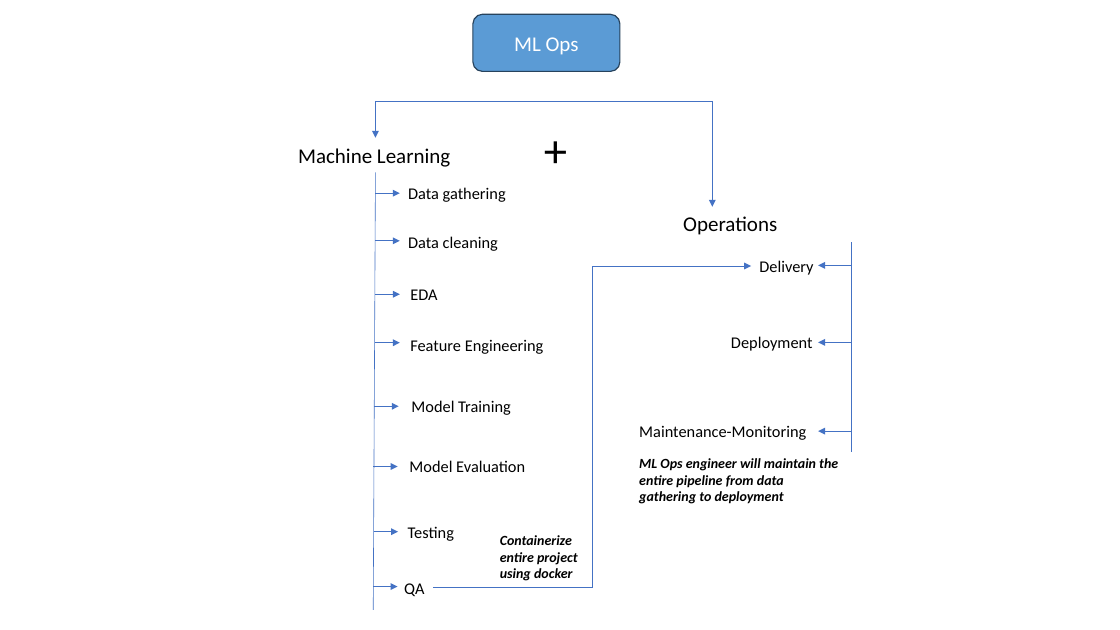
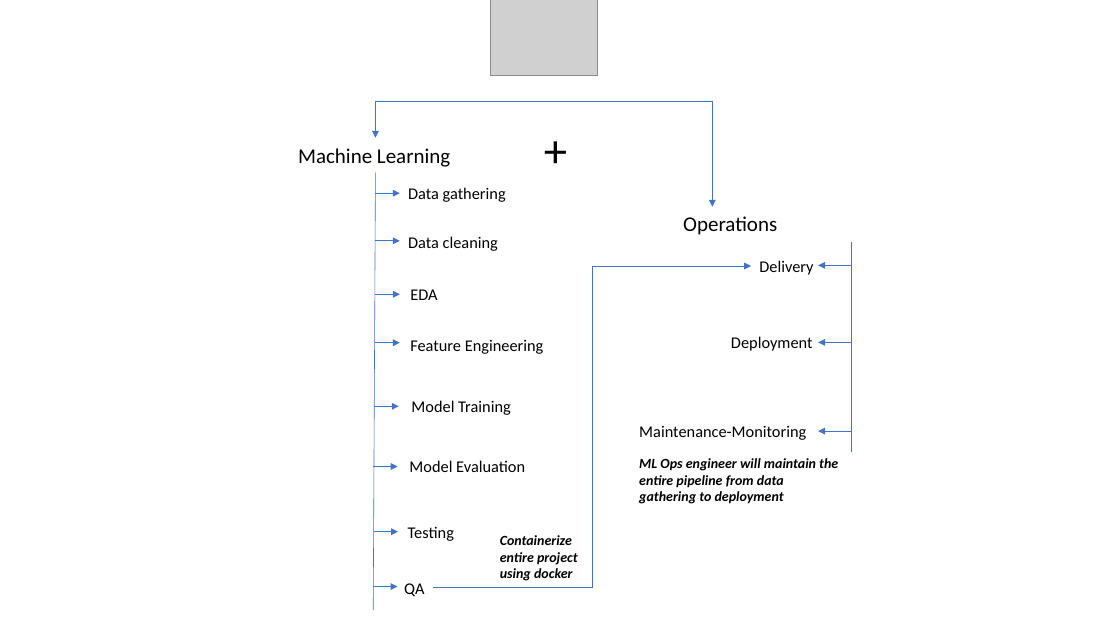
Before and after one commit to iamprashantjain/end-to-end-used-car-price-prediction, a slide deck: slide 1 of MLOps1.pptx. Drawn at 1120x630 pixels with LibreOffice and Linux fonts; fonts in the diff are those of the drawing; grey boxes stand for pictures. Boxes give left, top, right and bottom in pixels: in the first picture for what was removed or moved away, otherwise in the second. Text is boxed around its words. In the diff, an @@ line names an element or a change of style, - is before the commit and + after.

```diff
--- a/MLOps1.pptx
+++ b/MLOps1.pptx
@@ rounded rectangle removed at box(473, 14, 620, 71) @@
-ML Ops
@@ picture added at box(491, 0, 597, 76) @@
```
Also in this commit, not shown: 1 other slide changed, 6 slides added, 6 other files.
